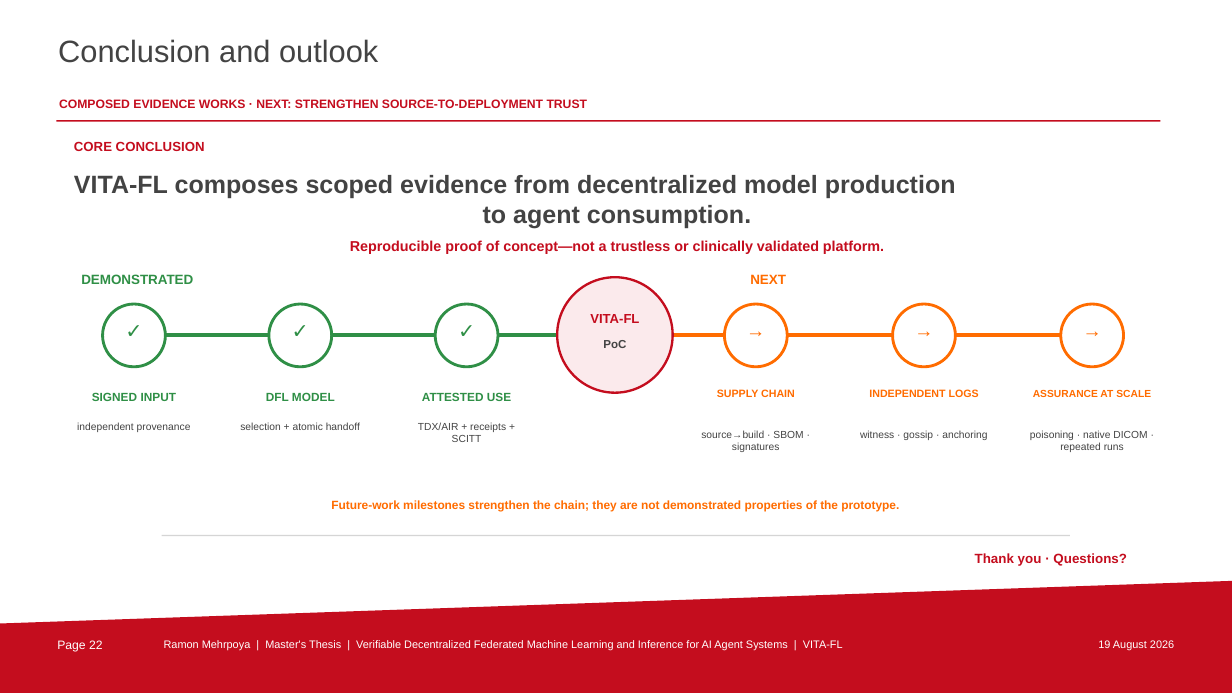
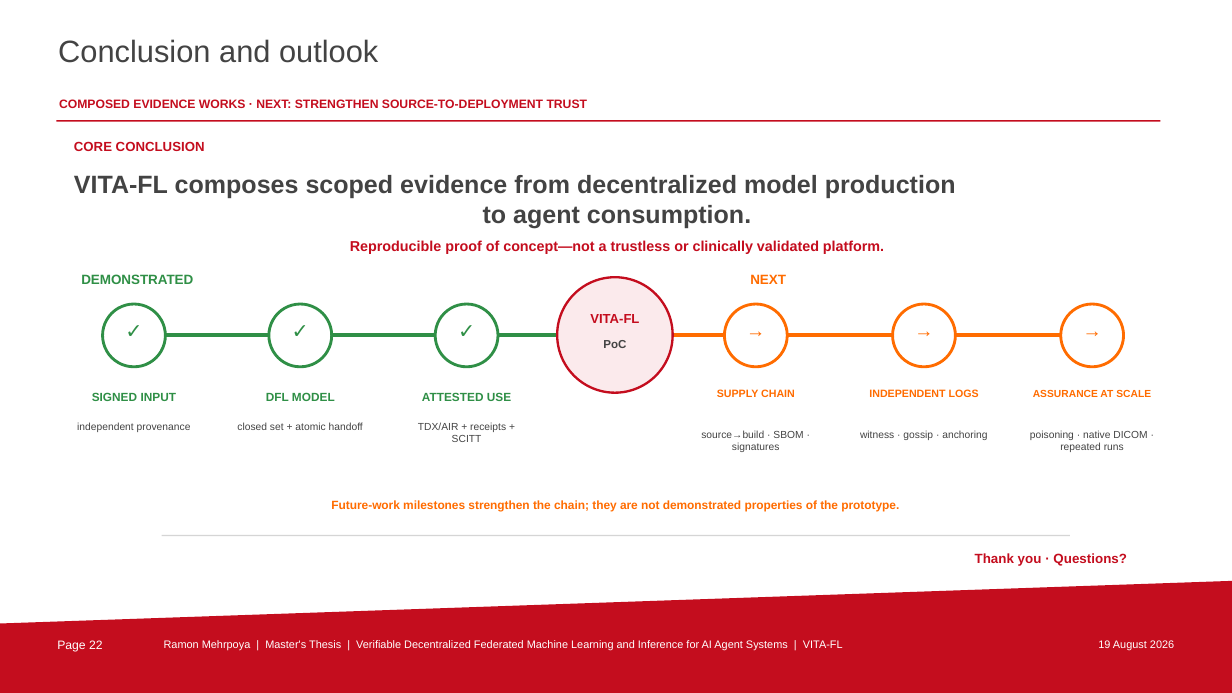
Before and after one commit to uZhW8Rgl/presentation, a slide deck: slide 22 of VITA-FL_Thesis_Presentation_TU_Berlin.pptx. Drawn at 1232x693 pixels with LibreOffice and Linux fonts; fonts in the diff are those of the drawing; background and template pictures are left out. Boxes give left, top, right and bottom in pixels: in the first picture for what was removed or moved away, otherwise in the second. Text is boxed around its words. In the diff, an @@ line names an element or a change of style, - is before the commit and + after.

```diff
--- a/VITA-FL_Thesis_Presentation_TU_Berlin.pptx
+++ b/VITA-FL_Thesis_Presentation_TU_Berlin.pptx
@@ text at (237,422,363,430): text changed @@
-selection + atomic handoff
+closed set + atomic handoff
```
Also in this commit, not shown: 3 other slides changed, 2 slides added, 2 slides removed, 10 other files.
